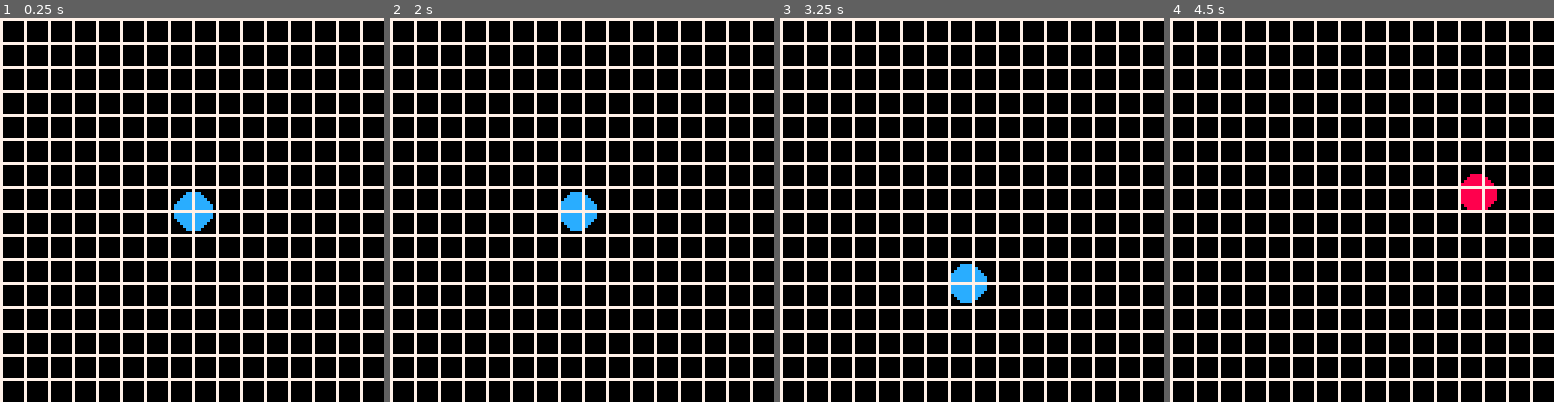
Above: before the commit, frames 1-4 (left to right).
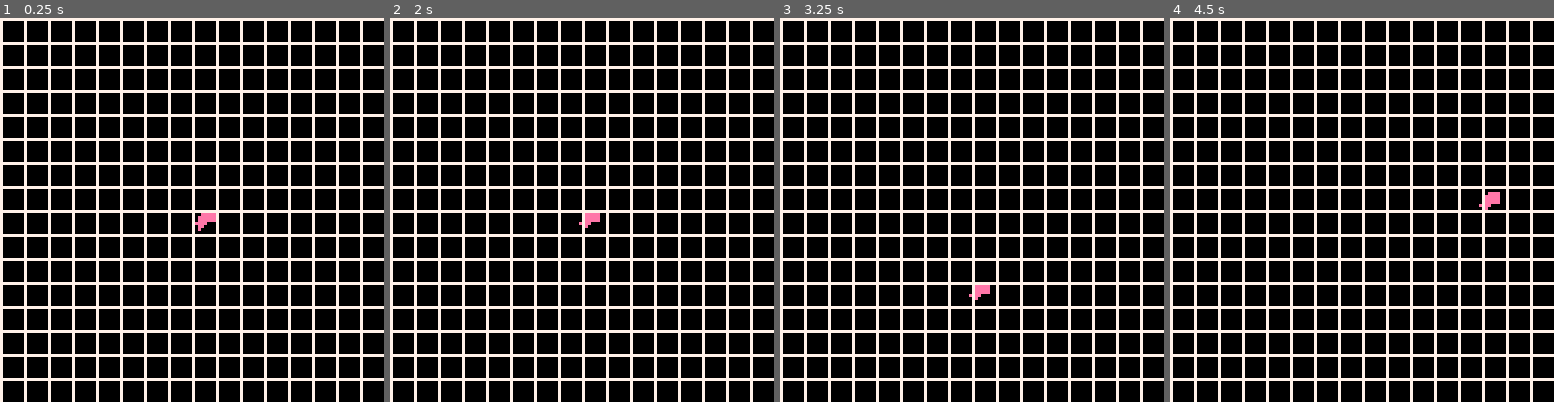
Above: after the commit, the same moments.

Repository: PabloReszczynski/GGJ2019
Game: PICO-8 cartridge ggj19.p8
Two runs of this game, one before a commit and one after it. Both use one fixed random seed, a clock stepped at 60 frames per second and the inputs below.
Inputs:
- Up to frame 1 (0.25 s): no input
- Up to frame 2 (2 s): tap O (Z key) at 0.33, 0.7, 1.43 s; tap X (X key) at 1.07 s; hold Left from 1.97 s (still down)
- Up to frame 3 (3.25 s): tap X (X key) every 0.33 s from 2.07 to 3.07 s; tap O (Z key) at 2.22, 3.1 s; release Left at 2.37 s; hold Down 2.42-2.82 s; hold Right from 2.87 s (still down)
- Up to frame 4 (4.5 s): tap X (X key) every 0.33 s from 3.4 to 4.4 s; release Right at 3.53 s; hold Up 3.58-4.08 s; tap O (Z key) at 3.98 s; hold Right from 4.13 s (still down)

The runs differ from the first frame. In frame 1, 0.7% of the frame differs, in the area x 45-57%, y 45-56%; in frame 2, 0.6%; in frame 3, 0.6%; in frame 4, 0.6%.

Commit message:
add hand

Diff:
--- a/ggj19.p8
+++ b/ggj19.p8
@@ -36,9 +36,13 @@
     y = 64,
     vx = 2,
     vy = 2,
-    color = cl_blue
+    sprite = 2
   }
   return player
+end
+
+function draw_player()
+  spr(player.sprite, player.x, player.y)
 end
 
 function _init()
@@ -67,31 +71,31 @@
 end
 
 function _draw()
-cls() -- Clears the screen
-circfill(player.x, player.y, 6, player.color)
+  cls() -- Clears the screen
+  draw_player()
 
--- Vertical lines
-for i = 0,120,8
-do
-   line(i, 0, i, 128, 7 )
-end
+  -- Vertical lines
+  for i = 0,120,8
+  do
+    line(i, 0, i, 128, 7 )
+  end
 
--- Horizontal lines
-for i = 0,120,8
-do
-   line( 0, i, 128, i, 7 )
-end
+  -- Horizontal lines
+  for i = 0,120,8
+  do
+    line( 0, i, 128, i, 7 )
+  end
 
 end
 
 __gfx__
-00000000bbbbbbbb0000000000000000000000000000000000000000000000000000000000000000000000000000000000000000000000000000000000000000
-000000008bb8b8880000000000000000000000000000000000000000000000000000000000000000000000000000000000000000000000000000000000000000
-00700700888888880000000000000000000000000000000000000000000000000000000000000000000000000000000000000000000000000000000000000000
-00077000888888480000000000000000000000000000000000000000000000000000000000000000000000000000000000000000000000000000000000000000
-00077000884888480000000000000000000000000000000000000000000000000000000000000000000000000000000000000000000000000000000000000000
-00700700484488480000000000000000000000000000000000000000000000000000000000000000000000000000000000000000000000000000000000000000
-00000000444448000000000000000000000000000000000000000000000000000000000000000000000000000000000000000000000000000000000000000000
+00000000bbbbbbbb0000eeee00000000000000000000000000000000000000000000000000000000000000000000000000000000000000000000000000000000
+000000008bb8b888000eeeee00000000000000000000000000000000000000000000000000000000000000000000000000000000000000000000000000000000
+007007008888888800eeeeee00000000000000000000000000000000000000000000000000000000000000000000000000000000000000000000000000000000
+000770008888884800eeeeee00000000000000000000000000000000000000000000000000000000000000000000000000000000000000000000000000000000
+00077000884888480eeee00000000000000000000000000000000000000000000000000000000000000000000000000000000000000000000000000000000000
+007007004844884800ee000000000000000000000000000000000000000000000000000000000000000000000000000000000000000000000000000000000000
+000000004444480000e0000000000000000000000000000000000000000000000000000000000000000000000000000000000000000000000000000000000000
 00000000440004000000000000000000000000000000000000000000000000000000000000000000000000000000000000000000000000000000000000000000
 
 
